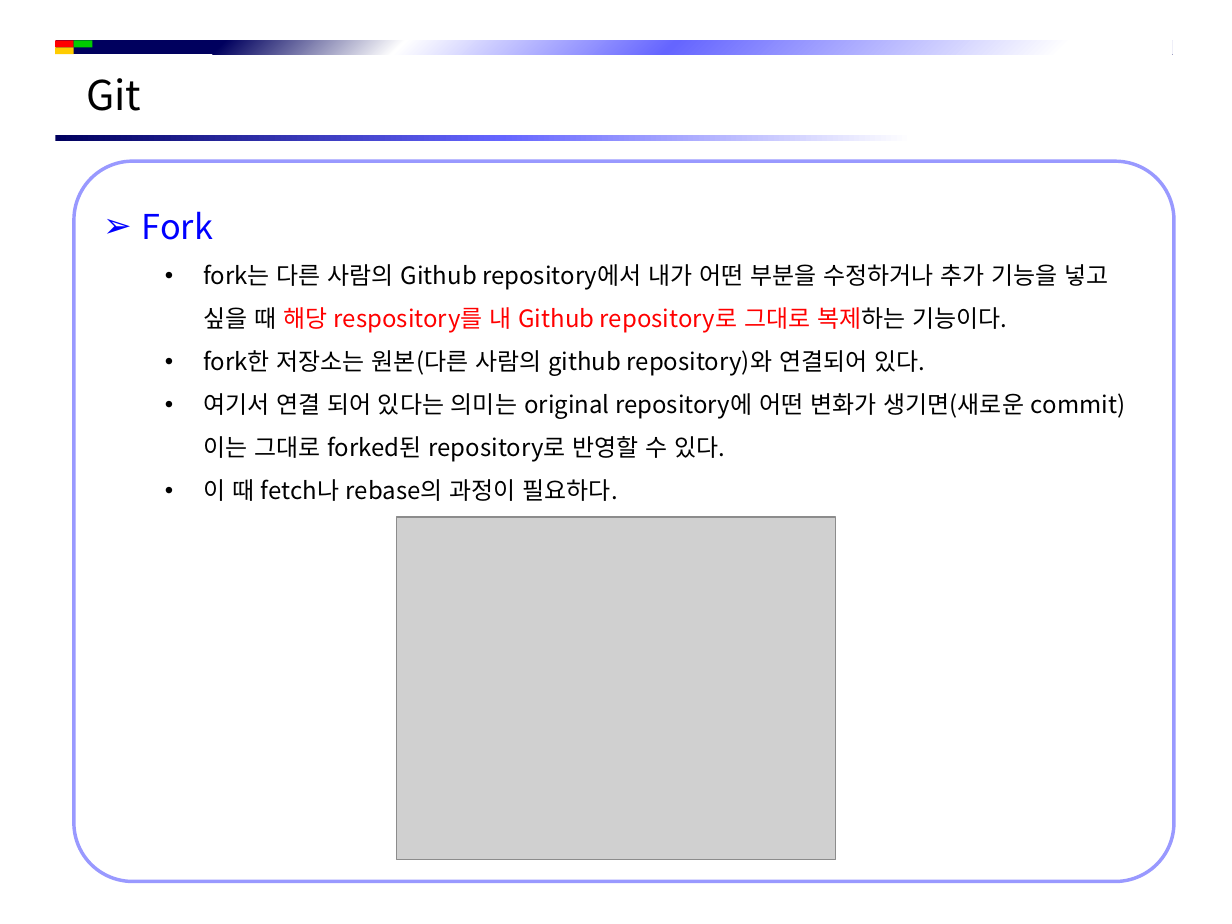
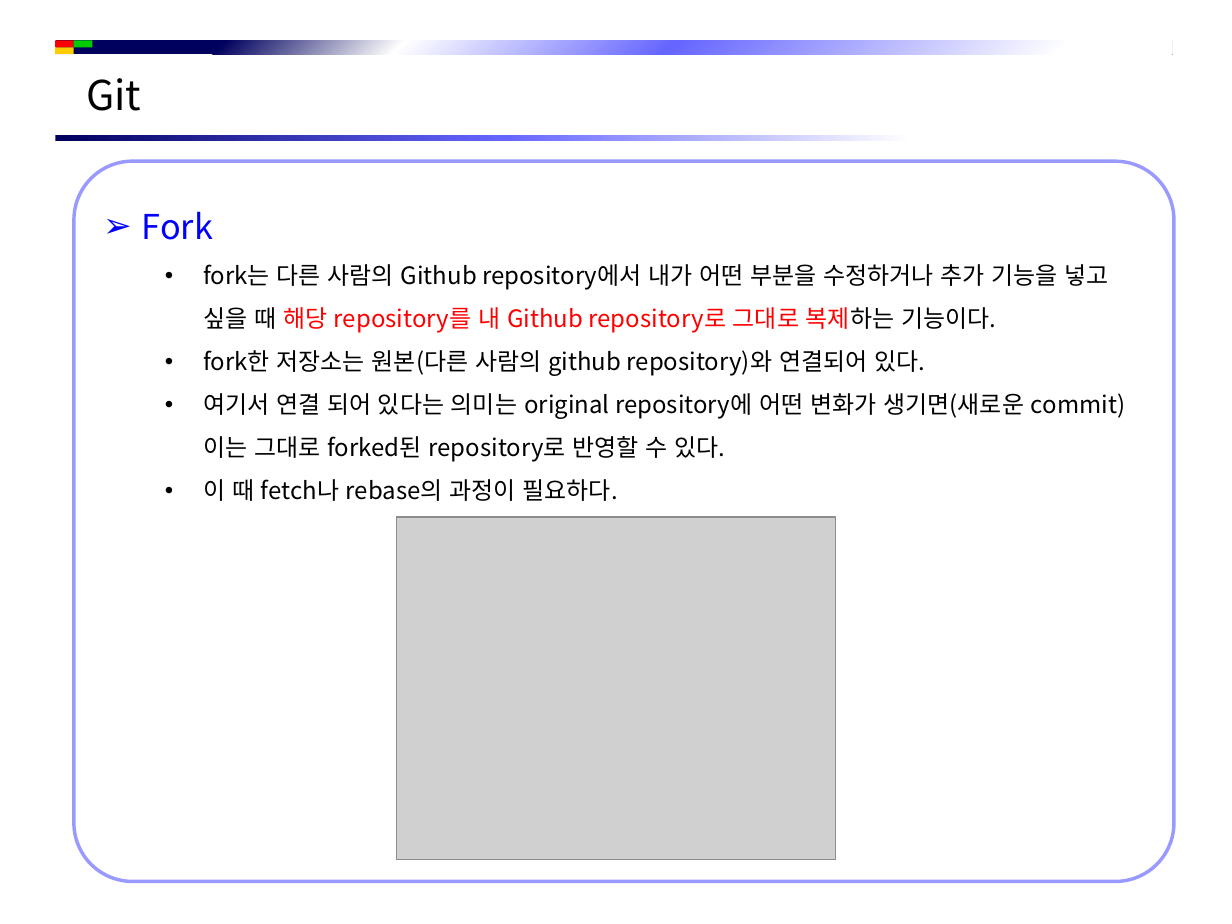
Before and after one commit to jsh-1235/Document, a slide deck: slide 18 of Git/Git 시작하기.pptx. Drawn at 1232x924 pixels with LibreOffice and Linux fonts; fonts in the diff are those of the drawing; grey boxes stand for pictures; background and template pictures are left out. Boxes give left, top, right and bottom in pixels: in the first picture for what was removed or moved away, otherwise in the second. Text is boxed around its words. In the diff, an @@ line names an element or a change of style, - is before the commit and + after.

```diff
--- a/Git/Git 시작하기.pptx
+++ b/Git/Git 시작하기.pptx
@@ text in rounded rectangle at [203, 264, 1108, 333]: text changed @@
-  • fork는 다른 사람의 Github repository에서 내가 어떤 부분을 수정하거나 추가 기능을 넣고 싶을 때 해당 respository를 내 Github repository로 그대로 복제하는 기능이다.
+  • fork는 다른 사람의 Github repository에서 내가 어떤 부분을 수정하거나 추가 기능을 넣고 싶을 때 해당 repository를 내 Github repository로 그대로 복제하는 기능이다.
```
Also in this commit, not shown: 1 other slide changed, 6 other files.
